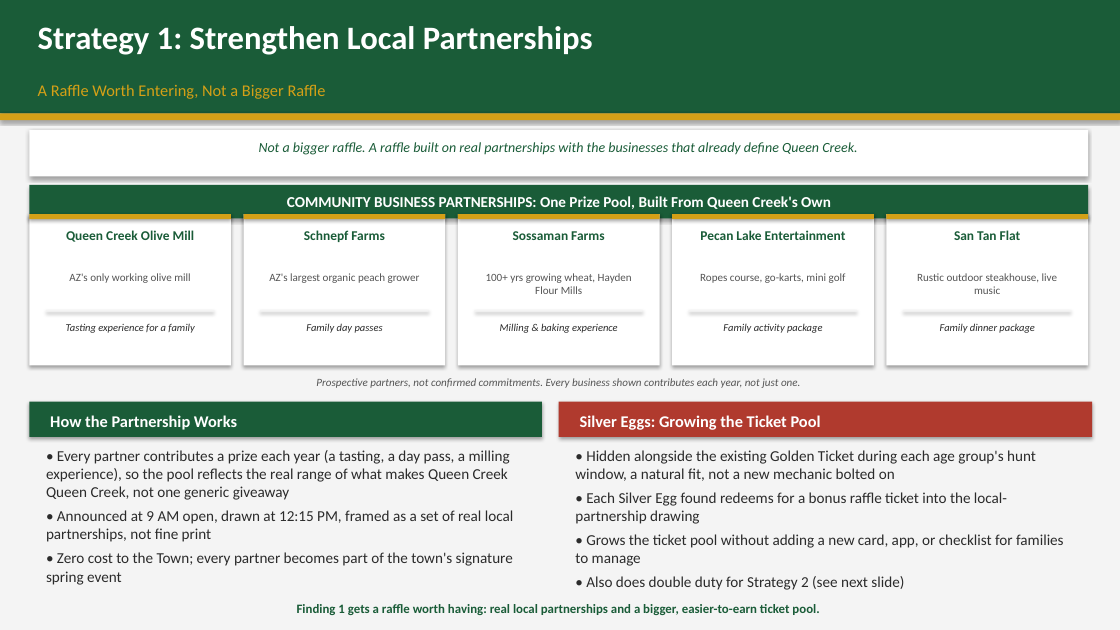
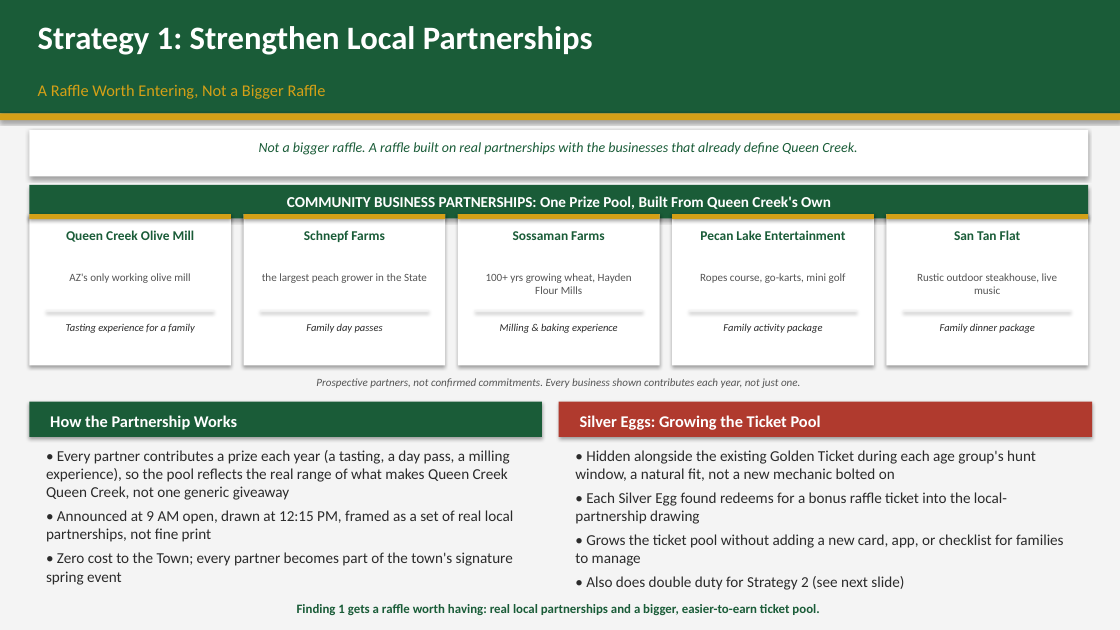
Before and after one commit to billy12/qc, a slide deck: slide 7 of SpringIntoQC_Presentation.pptx. Drawn at 1120x630 pixels with LibreOffice and Linux fonts; fonts in the diff are those of the drawing. Boxes give left, top, right and bottom in pixels: in the first picture for what was removed or moved away, otherwise in the second. Text is boxed around its words. In the diff, an @@ line names an element or a change of style, - is before the commit and + after.

```diff
--- a/SpringIntoQC_Presentation.pptx
+++ b/SpringIntoQC_Presentation.pptx
@@ text at (x1=262, y1=273, x2=427, y2=283): text changed @@
-AZ's largest organic peach grower
+the largest peach grower in the State
```
